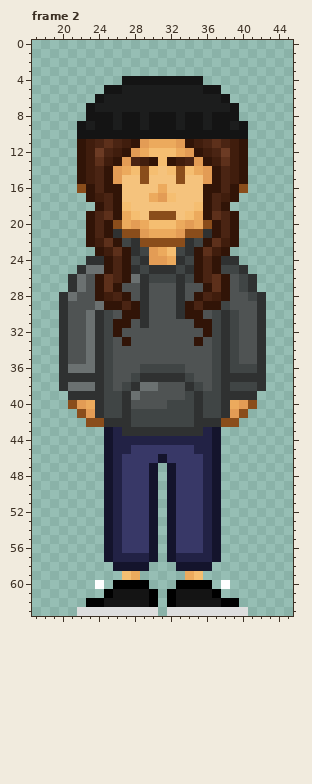
A pixel-art file gets an edit: Aseprite/Characters/GirlW.aseprite. The picture above is the old version.
64x64 pixels, 4 frames. Colours within 5 levels of each other are drawn and written as one. Shown: frame 2: x 17..45, y 0..63. The commit also changed other frames, which this record leaves out.
New version:
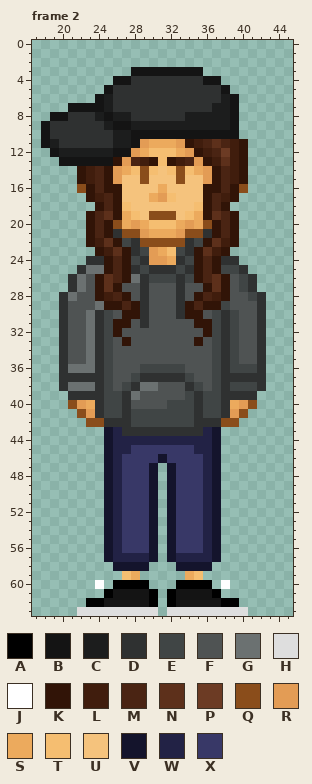
Palette (. is transparent): A #000000  B #141414  C #1c1d1d  D #2f3131  E #404545  F #4f5353  G #6b7171  H #dedede  J #ffffff  K #311407  L #401d0d  M #4a2413  N #5d301b  P #6c3b24  Q #8a4d1b  R #e39c55  S #ecaa5d  T #f5be71  U #f5c37d  V #14142c  W #222245  X #383867
Edits made:
--- frame 2, layer "Hat"
@@ x 17..45 @@
  2 .............................
- 3 .............................
- 4 ..........BBBBBBBBB..........
- 5 ........BBCCCCCCCCCBB........
- 6 .......BCCCCCCCCCCCCCB.......
- 7 ......BCCCCCCCCCCCCCCCB......
- 8 ......BBBCBBCBBBCBBCBBB......
- 9 .....BCBBCBBCBBBCBBCBBCB.....
-10 .....BBBBBBBBBBBBBBBBBBB.....
-11 .....KLMNMLKRSSSRKLMNMLK.....
-12 .....KLPMLKRSTTTSRKLMPLK.....
-13 .....KLNLKRMLKTKLMRKLNLK.....
+ 3 ...........BBBBBBBB..........
+ 4 .........BBDDDDDDDDBB........
+ 5 ........BDDDDDDDDDDDDB.......
+ 6 .......BCDDDDDDDDDDDDCB......
+ 7 ....BBBBCDDDDDDDDDDDCCB......
+ 8 ..BBDDDCBCCDDDDDDCCCCCB......
+ 9 .BDDDDDDCBBCCCCCCCCCCCB......
+10 .BDDDDDDDCCBBBBBBBBBBBB......
+11 .BCDDDDDDCCBRSSSRKLMNMLK.....
+12 ..BCCCCCCBBRSTTTSRKLMPLK.....
+13 ...BBBBBBKRMLKTKLMRKLNLK.....
 14 .....KLMKRSTQTUTQTSRKMLK.....
Changed places in both pictures, as pixel boxes (x1, y1, x2, y2):
changed: (41, 67, 248, 166)
